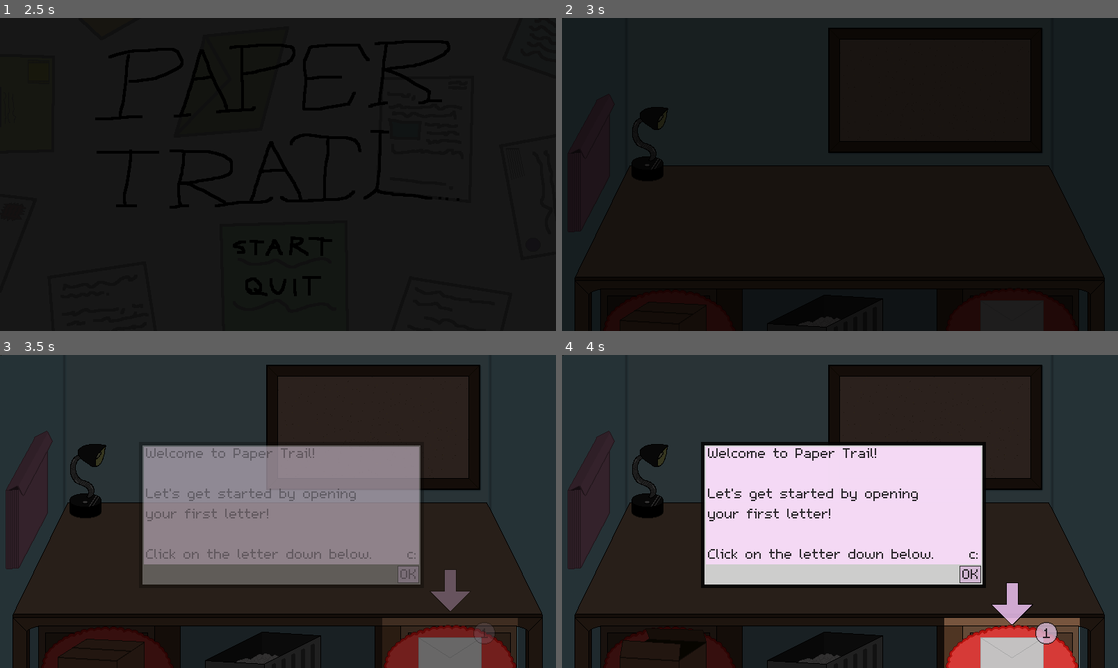
Above: before the commit, frames 1-4 (two rows, left to right).
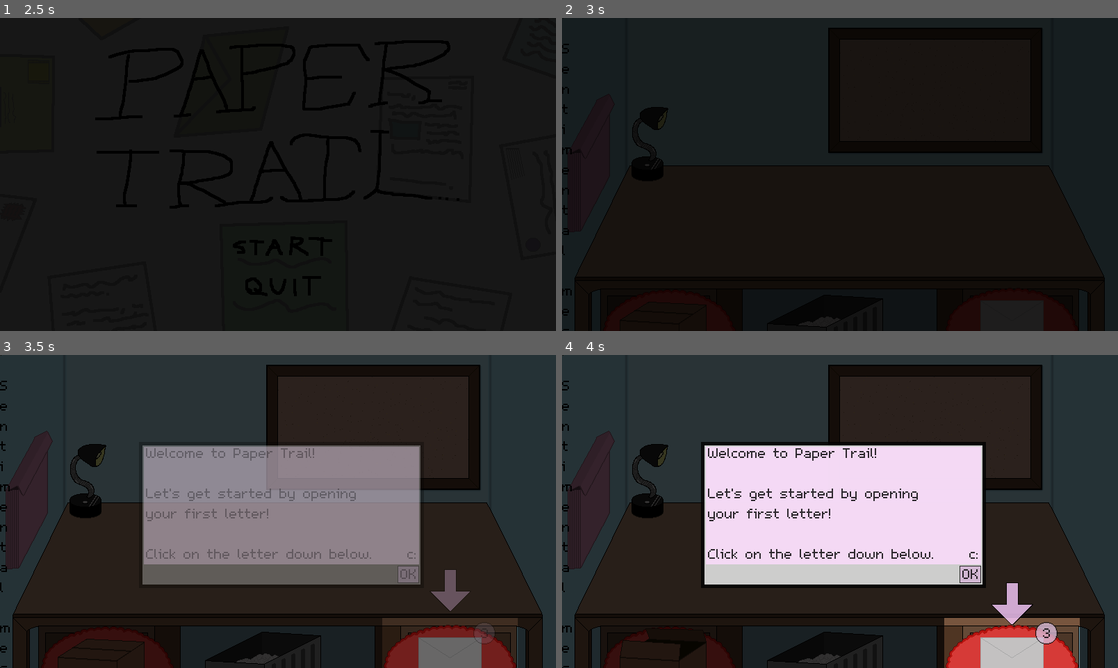
Above: after the commit, the same moments.

Repository: mayalunaa/Paper-Trail
Game: Godot game, scene res://Scenes/Title.tscn
The game is run twice, just before and just after one commit, with the same random seed, the same clock (stepped at 60 frames per second) and the same inputs.
Inputs (mouse positions are in pixels of both pictures, inside the frame that each line leads up to):
- Up to frame 1 (2.5 s): tap Enter at 0.5 s; move the mouse to (283, 246) at 0.52 s; click (283, 246) at 0.67 s; move the mouse to (283, 287) at 1.27 s; click (283, 287) at 1.42 s; move the mouse to (333, 105) at 2.02 s; click (333, 105) at 2.17 s
- Up to frame 2 (3 s): move the mouse to (1012, 315) at 2.77 s; click (1012, 315) at 2.92 s
- Up to frame 3 (3.5 s): no input
- Up to frame 4 (4 s): move the mouse to (662, 652) at 3.52 s; click (662, 652) at 3.67 s

Frame 1 is identical in both runs. In frame 2, 0.2% of the frame differs, in the area x 0-2%, y 8-100%; in frame 3, 0.2%; in frame 4, 0.2%, in the area x 0-88%, y 8-100%.

Commit message:
Fixed bug with pressing the letter in the tutorial, updated letter coding

Diff:
--- a/GDScript/Board.gd
+++ b/GDScript/Board.gd
@@ -8,6 +8,7 @@
 #func _process(delta):
 #	pass
 
+# If the board on the wall is clicked, make something happen
 func _on_Board_input_event(_viewport, event, _shape_idx):
 	if event.is_pressed():
 		print("Board clicked")
--- a/GDScript/Box.gd
+++ b/GDScript/Box.gd
@@ -1,6 +1,5 @@
 extends Area2D
 
-var mouse_inside = false
 var boxsprite
 
 # Called when the node enters the scene tree for the first time.
@@ -9,14 +8,24 @@
 
 # Called every frame. 'delta' is the elapsed time since the previous frame.
 func _process(_delta):
+	# Grab the positions of the mouse and the box sprite collision area
 	var mousePos = get_global_mouse_position()
 	var boxshape = get_world_2d().direct_space_state
 
+	# If the box is open (on any frame except for the first frame),
 	if boxsprite.frame > 0:
+		# and if the mouse isn't hovering over the box's collision area,
 		if not boxshape.intersect_point(mousePos, 1, [], 2147483647, true, true):
+
+			# decrement the box's frame until the box closes (frame 0)
 			boxsprite.frame = max(boxsprite.frame - 1, 0)
 
+# If the mouse is hovering over the box,
 func _on_Box_input_event(_viewport, event, _shape_idx):
+
+	# Increase the box's animation frame to make the box appear to open
 	boxsprite.frame = min(boxsprite.frame + 1, 5)
+
+	# If the box is clicked on, do something
 	if event.is_pressed():
 		print("Box clicked")
--- a/GDScript/Fade.gd
+++ b/GDScript/Fade.gd
@@ -2,6 +2,7 @@
 
 # Called when the node enters the scene tree for the first time.
 func _ready():
+	# Ensure that the black box is visible and play the Fade animation
 	self.get_node("Black").visible = true
 	self.play("Fade")
 
@@ -9,19 +10,23 @@
 # func _process(_delta):
 # 	pass
 
+# Once the "Fade" animation is finished,
 func _on_Fade_animation_finished(anim_name):
 	if anim_name == "Fade":
+		# Turn the previous black box for "Fade" invisible,
+		# Then turn the next black box visible (seamless)
 		self.get_node("Black").visible = false
-
 		get_parent().get_node("LetterFade/LetterBorder").visible = true
 
-		get_parent().get_node("LetterAmount").visible = true
-		get_parent().get_node("LetterAmount").modulate.a = 0
-
-		get_parent().get_node("LetterFade/Arrow").modulate.a = 0
-		get_parent().get_node("LetterFade/Arrow").visible = true
-
+		# The text box, the arrow above the letter, and the number indicator
+		# will slowly appear in the "LetterFade" animation so ensure they're
+		# visible, yet remain transparent so the animation can begin properly
 		get_parent().get_node("TextBox").modulate.a = 0
 		get_parent().get_node("TextBox").visible = true
+		get_parent().get_node("Arrow").modulate.a = 0
+		get_parent().get_node("Arrow").visible = true
+		get_parent().get_node("LetterAmount").modulate.a = 0
+		get_parent().get_node("LetterAmount").visible = true
 
+		# Play the next "LetterFade" animation
 		get_parent().get_node("LetterFade").play("LetterFade")
--- a/GDScript/Folder.gd
+++ b/GDScript/Folder.gd
@@ -8,6 +8,7 @@
 #func _process(delta):
 #	pass
 
+# If the folder on the wall is clicked, make something happen
 func _on_Folder_input_event(_viewport, event, _shape_idx):
 	if event.is_pressed():
 		print("Folder clicked")
--- a/GDScript/Letter.gd
+++ b/GDScript/Letter.gd
@@ -9,14 +9,28 @@
 
 # Called every frame. 'delta' is the elapsed time since the previous frame.
 func _process(_delta):
+	# Grab the positions of the mouse and the letter sprite collision area
 	var mousePos = get_global_mouse_position()
 	var lettershape = get_world_2d().direct_space_state
 
+	# If the letter is open (on any frame except for the first frame),
 	if lettersprite.frame > 0:
+		# and if the mouse isn't hovering over the letter's collision area,
 		if not lettershape.intersect_point(mousePos, 1, [], 2147483647, true, true):
+
+			# decrement the letter's frame until the box closes (frame 0)
 			lettersprite.frame = max(lettersprite.frame - 1, 0)
 
+# If the mouse is hovering over the letter,
 func _on_Letter_input_event(_viewport, event, _shape_idx):
+	# Increase the letter's animation frame to make the box appear to open
 	lettersprite.frame = min(lettersprite.frame + 1, 5)
+
+	# If the letter is clicked on, do something
 	if event.is_pressed():
-		print("Letter clicked")
+		var root = get_parent().get_parent().get_parent()
+		var amount = int(root.get_node("LetterAmount/Amount").text)
+		if amount > 0:
+			var letter = root.get_node("TutorialLetters").get_child(amount-1)
+			print(letter.text)
+			#var txt = root.get_node("TextBox/Border/Inner/OK/Label")
--- a/GDScript/LetterFade.gd
+++ b/GDScript/LetterFade.gd
@@ -10,16 +10,29 @@
 
 # Called every frame. 'delta' is the elapsed time since the previous frame.
 func _process(_delta):
-	counter = counter + 0.1
-	self.get_node("Arrow").position.y = 348 + (10 * sin(counter))
+	# Move the Arrow up and down using a sin function
+	counter = (counter + 0.1) / 1
+	self.get_parent().get_node("Arrow").position.y = 348 + (10 * sin(counter))
 
+	# If the 'textBoxFadeAway' flag is on, lower transparency of the text box
+	# until the text box is invisible, then toggle the flag off
 	if textBoxFadeAway:
 		textBox.modulate.a = max(textBox.modulate.a - 0.025, 0)
 		if textBox.modulate.a == 0:
 			textBoxFadeAway = false
 
+# If the letter is clicked on, toggle the 'textBoxFadeAway' away
 func _on_Letter_input_event(_viewport, event, _shape_idx):
 	if event.is_pressed():
 		self.play("LetterFadeAway")
 		if textBox.modulate.a != 0:
 			textBoxFadeAway = true
+
+# If the "LetterFadeAway" animation has finished,
+func _on_LetterFade_animation_finished(anim_name):
+	if anim_name == "LetterFadeAway":
+
+		# Hide the segmented black box, the arrow, and the letter amount
+		self.get_node("LetterBorder").visible = false
+		self.get_parent().get_node("Arrow").visible = false
+		self.get_parent().get_node("LetterAmount").visible = false
--- a/GDScript/OKButton.gd
+++ b/GDScript/OKButton.gd
@@ -9,11 +9,14 @@
 
 # Called every frame. 'delta' is the elapsed time since the previous frame.
 func _process(_delta):
+	# If the 'fadeOutTextbox' flag is toggled, lower the transparency
+	# until the textbox is invisible, and toggle the flag off
 	if fadeOutTextbox:
 		textbox.modulate.a = max(textbox.modulate.a - 0.02, 0)
 		if textbox.modulate.a == 0:
 			fadeOutTextbox = false
 
+# If the OK button is clicked, toggle the 'fadeOutTextbox' flag
 func _on_OKButton_input_event(_viewport, event, _shape_idx):
 	if event.is_pressed():
 		print("OK clicked")
--- a/GDScript/Start.gd
+++ b/GDScript/Start.gd
@@ -10,11 +10,18 @@
 
 # Called every frame. 'delta' is the elapsed time since the previous frame.
 func _process(_delta):
+	# If the 'fading' flag is toggled and the 'Fade' animation stopped,
+	# change the scene to the tutorial scene
 	if fading and fade.is_playing() == false:
 		var _temp = get_tree().change_scene("res://Scenes/Tutorial.tscn")
 
+# If the start button on the title screen is clicked,
 func _on_Start_input_event(_viewport, event, _shape_idx):
 	if event.is_pressed():
+
+		# Make the black box visible and play the "Fade" animation
 		fade.get_node("Black").visible = true
 		fade.play("Fade")
+
+		# Toggle the 'fading' flag
 		fading = true
--- a/GDScript/Stop.gd
+++ b/GDScript/Stop.gd
@@ -10,11 +10,18 @@
 
 # Called every frame. 'delta' is the elapsed time since the previous frame.
 func _process(_delta):
+	# If the 'fading' flag is toggled and the 'Fade' animation stopped,
+	# quit the game
 	if fading and fade.is_playing() == false:
 		get_tree().quit()
 
+# If the 'Quit' button on the title screen is pressed,
 func _on_Stop_input_event(_viewport, event, _shape_idx):
 	if event.is_pressed():
+
+		# Make the black box visible and play the "Fade" animation
 		fade.get_node("Black").visible = true
 		fade.play("Fade")
+
+		# Toggle the 'fading' flag
 		fading = true
--- a/GDScript/Trash.gd
+++ b/GDScript/Trash.gd
@@ -8,6 +8,7 @@
 #func _process(delta):
 #	pass
 
+# If the trash can on the floor is clicked, make something happen
 func _on_Trash_input_event(_viewport, event, _shape_idx):
 	if event.is_pressed():
 		print("Trash clicked")
--- a/Scenes/Tutorial.tscn
+++ b/Scenes/Tutorial.tscn
@@ -73,7 +73,7 @@
 "values": [ Color( 1, 1, 1, 0 ), Color( 1, 1, 1, 1 ) ]
 }
 tracks/2/type = "value"
-tracks/2/path = NodePath("../../Arrow:modulate")
+tracks/2/path = NodePath("../../../Arrow:modulate")
 tracks/2/interp = 1
 tracks/2/loop_wrap = true
 tracks/2/imported = false
@@ -136,7 +136,7 @@
 "values": [ Color( 0, 0, 0, 0.784314 ), Color( 0, 0, 0, 0 ) ]
 }
 tracks/3/type = "value"
-tracks/3/path = NodePath("../Black4:color")
+tracks/3/path = NodePath("../../../Arrow:modulate")
 tracks/3/interp = 1
 tracks/3/loop_wrap = true
 tracks/3/imported = false
@@ -145,10 +145,10 @@
 "times": PoolRealArray( 0, 1 ),
 "transitions": PoolRealArray( 1, 1 ),
 "update": 0,
-"values": [ Color( 0, 0, 0, 0.784314 ), Color( 0, 0, 0, 0 ) ]
+"values": [ Color( 1, 1, 1, 1 ), Color( 1, 1, 1, 0 ) ]
 }
 tracks/4/type = "value"
-tracks/4/path = NodePath("../../Arrow:modulate")
+tracks/4/path = NodePath("../../../LetterAmount:modulate")
 tracks/4/interp = 1
 tracks/4/loop_wrap = true
 tracks/4/imported = false
@@ -211,7 +211,7 @@
 "values": [ Color( 0, 0, 0, 0.784314 ) ]
 }
 tracks/4/type = "value"
-tracks/4/path = NodePath("../../Arrow:modulate")
+tracks/4/path = NodePath("../../../Arrow:modulate")
 tracks/4/interp = 1
 tracks/4/loop_wrap = true
 tracks/4/imported = false
@@ -373,19 +373,12 @@
 mouse_filter = 2
 color = Color( 0, 0, 0, 0.784314 )
 
-[node name="Arrow" type="Sprite" parent="LetterFade"]
-visible = false
-position = Vector2( 648, 348 )
-scale = Vector2( 0.5, 0.5 )
-z_index = 1
-texture = ExtResource( 13 )
-
 [node name="TextBox" type="Node2D" parent="."]
 visible = false
 modulate = Color( 1, 1, 1, 0 )
 z_index = 1
 
-[node name="TextBoxOuter" type="ColorRect" parent="TextBox"]
+[node name="Border" type="ColorRect" parent="TextBox"]
 margin_left = 200.0
 margin_top = 125.0
 margin_right = 610.0
@@ -393,14 +386,14 @@
 mouse_filter = 2
 color = Color( 0, 0, 0, 1 )
 
-[node name="TextBoxInner" type="ColorRect" parent="TextBox/TextBoxOuter"]
+[node name="Inner" type="ColorRect" parent="TextBox/Border"]
 margin_left = 5.0
 margin_top = 5.0
 margin_right = 405.0
 margin_bottom = 205.0
 mouse_filter = 2
 
-[node name="TextArea" type="ColorRect" parent="TextBox/TextBoxOuter/TextBoxInner"]
+[node name="TextArea" type="ColorRect" parent="TextBox/Border/Inner"]
 margin_left = 2.0
 margin_top = 2.0
 margin_right = 398.0
@@ -408,7 +401,7 @@
 mouse_filter = 2
 color = Color( 0.996078, 0.866667, 1, 1 )
 
-[node name="Label" type="Label" parent="TextBox/TextBoxOuter/TextBoxInner/TextArea"]
+[node name="Label" type="Label" parent="TextBox/Border/Inner/TextArea"]
 margin_left = 3.0
 margin_top = -6.0
 margin_right = 398.0
@@ -425,7 +418,7 @@
 Click on the letter down below.     c:"
 autowrap = true
 
-[node name="OKBorder" type="ColorRect" parent="TextBox/TextBoxOuter/TextBoxInner"]
+[node name="OKBorder" type="ColorRect" parent="TextBox/Border/Inner"]
 margin_left = 367.0
 margin_top = 173.0
 margin_right = 398.0
@@ -433,7 +426,7 @@
 mouse_filter = 2
 color = Color( 0, 0, 0, 1 )
 
-[node name="OK" type="ColorRect" parent="TextBox/TextBoxOuter/TextBoxInner"]
+[node name="OK" type="ColorRect" parent="TextBox/Border/Inner"]
 margin_left = 368.0
 margin_top = 174.0
 margin_right = 397.0
@@ -441,7 +434,7 @@
 mouse_filter = 2
 color = Color( 0.996078, 0.866667, 1, 1 )
 
-[node name="Label" type="Label" parent="TextBox/TextBoxOuter/TextBoxInner/OK"]
+[node name="Label" type="Label" parent="TextBox/Border/Inner/OK"]
 margin_left = 3.0
 margin_top = -4.0
 margin_right = 28.0
@@ -453,12 +446,12 @@
 text = "OK"
 autowrap = true
 
-[node name="OKButton" type="Area2D" parent="TextBox/TextBoxOuter/TextBoxInner/OK"]
+[node name="OKButton" type="Area2D" parent="TextBox/Border/Inner/OK"]
 z_index = 1
 z_as_relative = false
 script = ExtResource( 11 )
 
-[node name="ButtonShape" type="CollisionShape2D" parent="TextBox/TextBoxOuter/TextBoxInner/OK/OKButton"]
+[node name="ButtonShape" type="CollisionShape2D" parent="TextBox/Border/Inner/OK/OKButton"]
 position = Vector2( 14.5, 11.5 )
 shape = SubResource( 8 )
 
@@ -468,7 +461,6 @@
 margin_bottom = 40.0
 
 [node name="TutorialLetters" type="GridContainer" parent="."]
-visible = false
 margin_right = 40.0
 margin_bottom = 40.0
 
@@ -519,7 +511,7 @@
 size_flags_vertical = 0
 custom_colors/font_color = Color( 0, 0, 0, 1 )
 custom_fonts/font = SubResource( 7 )
-text = "1"
+text = "3"
 align = 1
 autowrap = true
 
@@ -540,6 +532,13 @@
 text = "0"
 align = 1
 autowrap = true
+
+[node name="Arrow" type="Sprite" parent="."]
+visible = false
+position = Vector2( 648, 348 )
+scale = Vector2( 0.5, 0.5 )
+z_index = 1
+texture = ExtResource( 13 )
 
 [connection signal="input_event" from="Letter/LetterSprite/Letter" to="Letter/LetterSprite/Letter" method="_on_Letter_input_event"]
 [connection signal="input_event" from="Letter/LetterSprite/Letter" to="LetterFade" method="_on_Letter_input_event"]
@@ -548,4 +547,5 @@
 [connection signal="input_event" from="Folder" to="Folder" method="_on_Folder_input_event"]
 [connection signal="input_event" from="Board" to="Board" method="_on_Board_input_event"]
 [connection signal="animation_finished" from="Fade" to="Fade" method="_on_Fade_animation_finished"]
-[connection signal="input_event" from="TextBox/TextBoxOuter/TextBoxInner/OK/OKButton" to="TextBox/TextBoxOuter/TextBoxInner/OK/OKButton" method="_on_OKButton_input_event"]
+[connection signal="animation_finished" from="LetterFade" to="LetterFade" method="_on_LetterFade_animation_finished"]
+[connection signal="input_event" from="TextBox/Border/Inner/OK/OKButton" to="TextBox/Border/Inner/OK/OKButton" method="_on_OKButton_input_event"]
